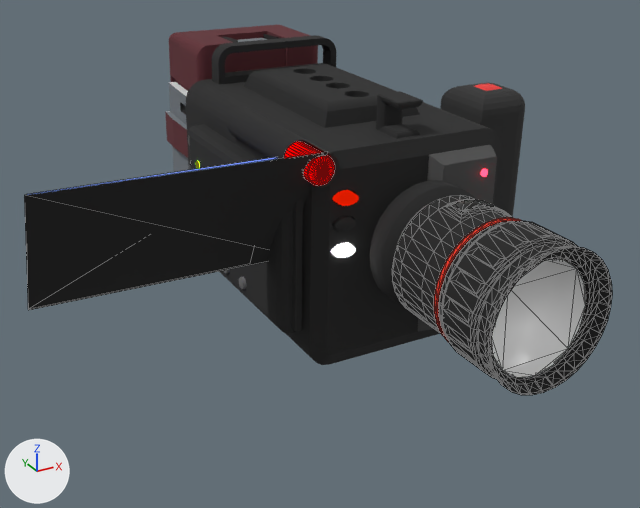
An edit to the glTF model assets/models/items/video_camera.glb, drawn before and after from the same camera.
Both versions are drawn from a 50 mm camera at (-0.663, -1.0, 0.609) aimed at (-0.107, 0.011, 0.104). Every picture has the same lights, and +X, +Y and +Z are marked at lower left. The picture after the commit comes second. Mesh edges are drawn as thin lines on the coarser meshes.

Names of what the first picture shows: 'lens', 'lens.001', 'lens.2246', 'lens.2504' and 1 more.
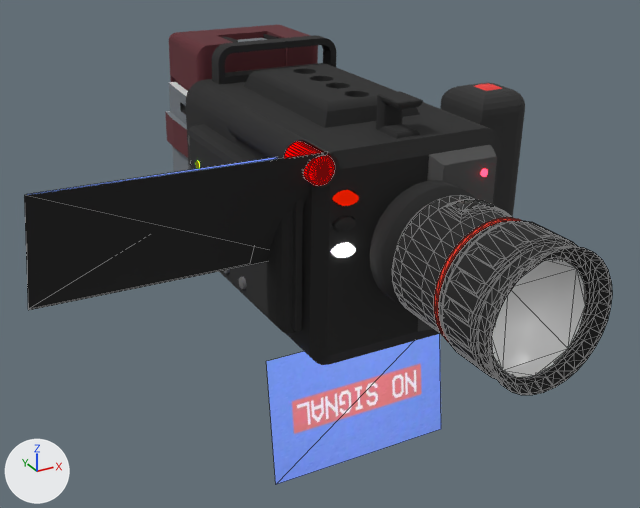
Edits to the bpy script that builds the scene:
```text
Add mat_screen_001:
    mat_screen_001 = bpy.data.materials.new('screen.001')
    # colours: black #000000
    # uses the picture img_no_sig
Add me_screen_001:
    me_screen_001.from_pydata(...)  # 4 vertices, 2 faces; spans x -1.01..1.01, y -1.02..1.02, z 0.0
    me_screen_001.materials.append(mat_screen_001)
Add ob_screen_001:
    ob_screen_001 = bpy.data.objects.new('screen.001', me_screen_001)
    ob_screen_001.parent = ob_camera_002
    ob_screen_001.location = (-0.058, -0.274, -0.236)
    ob_screen_001.rotation_euler = (0.0954, -1.709, 1.477)  # degrees (5.5, -98, 85)
    ob_screen_001.scale = (0.0901, 0.138, 1.0)
Add ob_camera_002:
    ob_camera_002 = bpy.data.objects.new('camera.002', None)
    ob_camera_002.location = (-0.0574, -0.382, 0.168)
    ob_camera_002.rotation_euler = (0.0, -3.142, -0.0185)  # degrees (0, -180, -1.1)
    ob_camera_002.scale = (-0.977, -1.0, -1.0)
```

Where the change shows, as pixel boxes [x1, y1, x2, y2] in the pictures (640 x 508 px):
'screen.001', added (blue)
    after: [266, 334, 441, 484]
